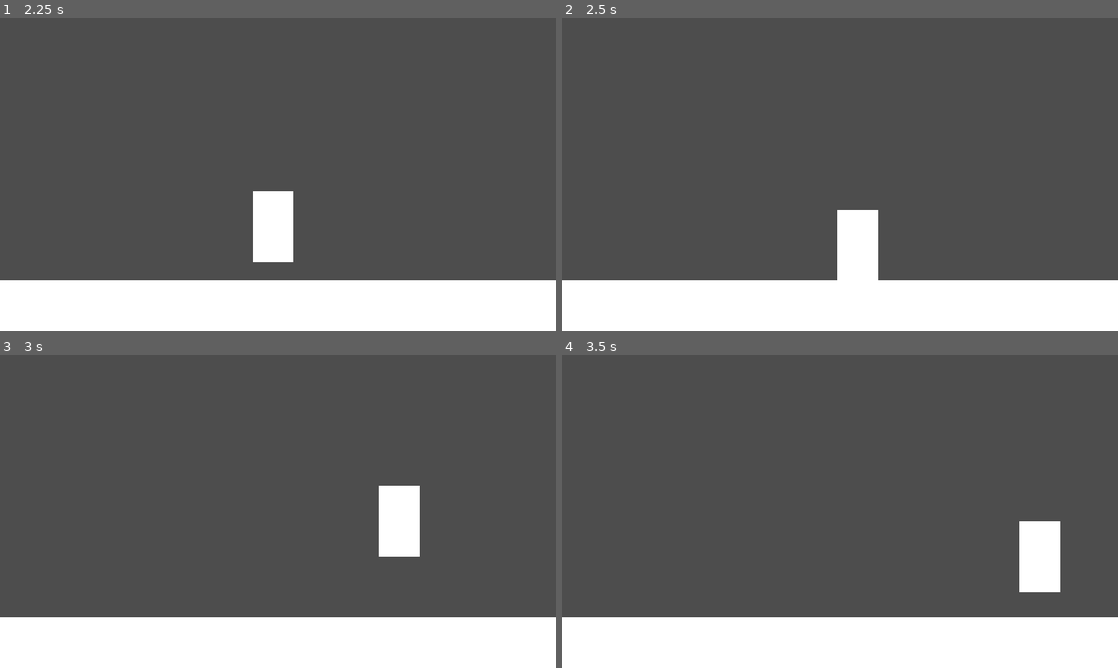
Above: before the commit, frames 1-4 (two rows, left to right).
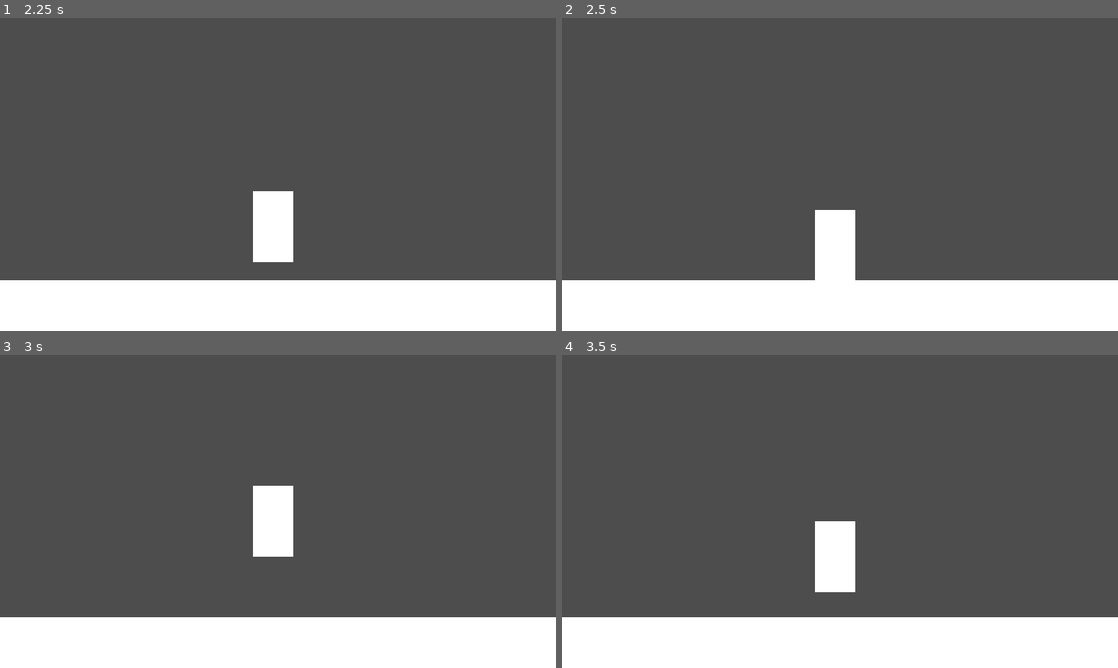
Above: after the commit, the same moments.

Repository: Ravduct/TSA-Haven-Godot-Game
Game: Godot game, scene res://scenes/mainmenu.tscn
Same seed, same stepped clock (60 frames per second), same inputs: the game is played once before the commit and once after it.
Inputs (mouse positions are in pixels of both pictures, inside the frame that each line leads up to):
- Up to frame 1 (2.25 s): click (278, 183) at 0.5 s; hold Space 1.28-2.03 s; hold D from 1.28 s (still down); tap Space at 2.1 s
- Up to frame 2 (2.5 s): keep holding D; tap Space at 2.27 s
- Up to frame 3 (3 s): tap Space at 2.57 s; release D at 2.78 s; hold A from 2.78 s (still down); hold Space from 2.78 s (still down)
- Up to frame 4 (3.5 s): keep holding A; keep holding Space

Frame 1 is identical in both runs. In frame 2, 1.8% of the frame differs, in the area x 45-57%, y 61-84%; in frame 3, 3.3%, in the area x 45-76%, y 41-65%; in frame 4, 3.3%.

Commit message:
replaced kyles stinky script

Diff:
--- a/project.godot
+++ b/project.godot
@@ -20,6 +20,28 @@
 window/stretch/mode="canvas_items"
 window/stretch/aspect="expand"
 
+[input]
+
+jump={
+"deadzone": 0.2,
+"events": [Object(InputEventKey,"resource_local_to_scene":false,"resource_name":"","device":16,"window_id":0,"alt_pressed":false,"shift_pressed":false,"ctrl_pressed":false,"meta_pressed":false,"pressed":false,"keycode":0,"physical_keycode":87,"key_label":0,"unicode":0,"location":0,"echo":false,"script":null)
+, Object(InputEventKey,"resource_local_to_scene":false,"resource_name":"","device":-1,"window_id":0,"alt_pressed":false,"shift_pressed":false,"ctrl_pressed":false,"meta_pressed":false,"pressed":false,"keycode":0,"physical_keycode":4194320,"key_label":0,"unicode":0,"location":0,"echo":false,"script":null)
+, Object(InputEventKey,"resource_local_to_scene":false,"resource_name":"","device":-1,"window_id":0,"alt_pressed":false,"shift_pressed":false,"ctrl_pressed":false,"meta_pressed":false,"pressed":false,"keycode":0,"physical_keycode":32,"key_label":0,"unicode":32,"location":0,"echo":false,"script":null)
+]
+}
+left={
+"deadzone": 0.2,
+"events": [Object(InputEventKey,"resource_local_to_scene":false,"resource_name":"","device":-1,"window_id":0,"alt_pressed":false,"shift_pressed":false,"ctrl_pressed":false,"meta_pressed":false,"pressed":false,"keycode":0,"physical_keycode":65,"key_label":0,"unicode":97,"location":0,"echo":false,"script":null)
+, Object(InputEventKey,"resource_local_to_scene":false,"resource_name":"","device":-1,"window_id":0,"alt_pressed":false,"shift_pressed":false,"ctrl_pressed":false,"meta_pressed":false,"pressed":false,"keycode":0,"physical_keycode":4194319,"key_label":0,"unicode":0,"location":0,"echo":false,"script":null)
+]
+}
+right={
+"deadzone": 0.2,
+"events": [Object(InputEventKey,"resource_local_to_scene":false,"resource_name":"","device":-1,"window_id":0,"alt_pressed":false,"shift_pressed":false,"ctrl_pressed":false,"meta_pressed":false,"pressed":false,"keycode":0,"physical_keycode":68,"key_label":0,"unicode":100,"location":0,"echo":false,"script":null)
+, Object(InputEventKey,"resource_local_to_scene":false,"resource_name":"","device":-1,"window_id":0,"alt_pressed":false,"shift_pressed":false,"ctrl_pressed":false,"meta_pressed":false,"pressed":false,"keycode":0,"physical_keycode":4194321,"key_label":0,"unicode":0,"location":0,"echo":false,"script":null)
+]
+}
+
 [physics]
 
 3d/physics_engine="Jolt Physics"
--- a/scenes/level.tscn
+++ b/scenes/level.tscn
@@ -22,11 +22,11 @@
 	if !is_on_floor():
 		velocity.y += gravity * delta
 		velocity.x *= air_res
-	elif Input.is_key_pressed(KEY_SPACE) || Input.is_key_pressed(KEY_W):
+	elif Input.is_action_just_pressed(\"jump\"):
 		velocity.y = -jumpPower
 	else:
 		velocity.x *= friction
-		var direction := int(Input.is_key_pressed(KEY_D)) - int(Input.is_key_pressed(KEY_A))
+		var direction := int(Input.is_action_pressed(\"ui_right\")) - int(Input.is_action_pressed(\"ui_left\"))
 		if direction:
 			velocity.x += direction * speed
 
--- /dev/null
+++ b/scenes/node_2d.tscn
@@ -0,0 +1,69 @@
+[gd_scene format=3 uid="uid://curlaob3cq6jt"]
+
+[sub_resource type="CanvasItemMaterial" id="CanvasItemMaterial_y32ns"]
+
+[sub_resource type="RectangleShape2D" id="RectangleShape2D_bkp3o"]
+size = Vector2(1194, 123)
+
+[sub_resource type="CanvasTexture" id="CanvasTexture_bkp3o"]
+
+[sub_resource type="GDScript" id="GDScript_7olc6"]
+resource_name = "player"
+script/source = "extends CharacterBody2D
+
+@export var speed: float = 100.0
+@export var jumpPower: float = 500.0
+@export var friction: float = 0.8
+@export var air_res: float = 0.99
+
+var gravity: int = ProjectSettings.get_setting(\"physics/2d/default_gravity\")
+
+func _physics_process(delta: float):
+	if !is_on_floor():
+		velocity.y += gravity * delta
+		velocity.x *= air_res
+	elif Input.is_action_just_pressed(\"jump\"):
+		velocity.y = -jumpPower
+	else:
+		velocity.x *= friction
+		var direction := int(Input.is_action_pressed(\"ui_right\")) - int(Input.is_action_pressed(\"ui_left\"))
+		if direction:
+			velocity.x += direction * speed
+
+	move_and_slide()
+"
+
+[sub_resource type="CanvasItemMaterial" id="CanvasItemMaterial_wtcfe"]
+
+[sub_resource type="RectangleShape2D" id="RectangleShape2D_l4wpc"]
+size = Vector2(71, 138)
+
+[node name="Node2D" type="Node2D" unique_id=487297017]
+
+[node name="StaticBody2D" type="StaticBody2D" parent="." unique_id=328615305]
+position = Vector2(-5, 543)
+
+[node name="CollisionShape2D" type="CollisionShape2D" parent="StaticBody2D" unique_id=738314842]
+material = SubResource("CanvasItemMaterial_y32ns")
+position = Vector2(562, 62)
+shape = SubResource("RectangleShape2D_bkp3o")
+debug_color = Color(0, 0.5981013, 0.7127266, 0.41960785)
+
+[node name="Sprite2D" type="Sprite2D" parent="StaticBody2D" unique_id=1080946821]
+position = Vector2(568.5, 54.25)
+scale = Vector2(1209, 109.5)
+texture = SubResource("CanvasTexture_bkp3o")
+
+[node name="CharacterBody2D" type="CharacterBody2D" parent="." unique_id=1600145561]
+position = Vector2(524, 236)
+script = SubResource("GDScript_7olc6")
+
+[node name="CollisionShape2D" type="CollisionShape2D" parent="CharacterBody2D" unique_id=30282243]
+material = SubResource("CanvasItemMaterial_wtcfe")
+position = Vector2(42, 76)
+shape = SubResource("RectangleShape2D_l4wpc")
+
+[node name="Sprite2D" type="Sprite2D" parent="CharacterBody2D" unique_id=217158233]
+position = Vector2(41.749992, 73.25)
+scale = Vector2(84.49999, 147.5)
+texture = SubResource("CanvasTexture_bkp3o")
Not shown, added: music/planet_menu.mp3.import
